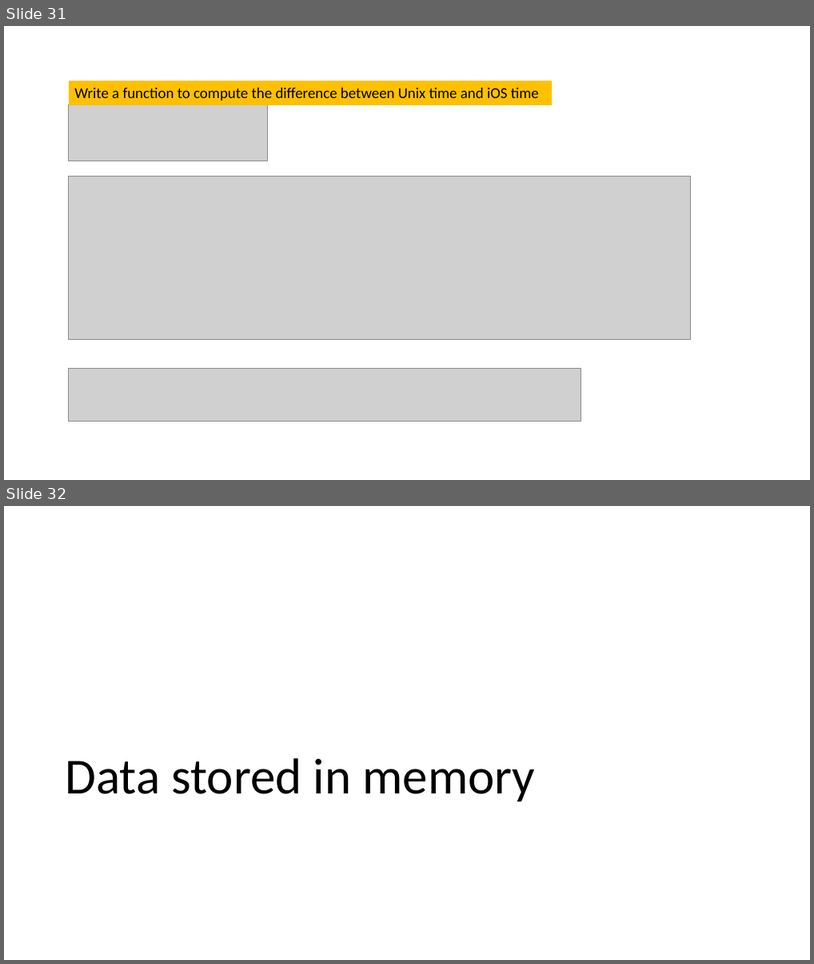
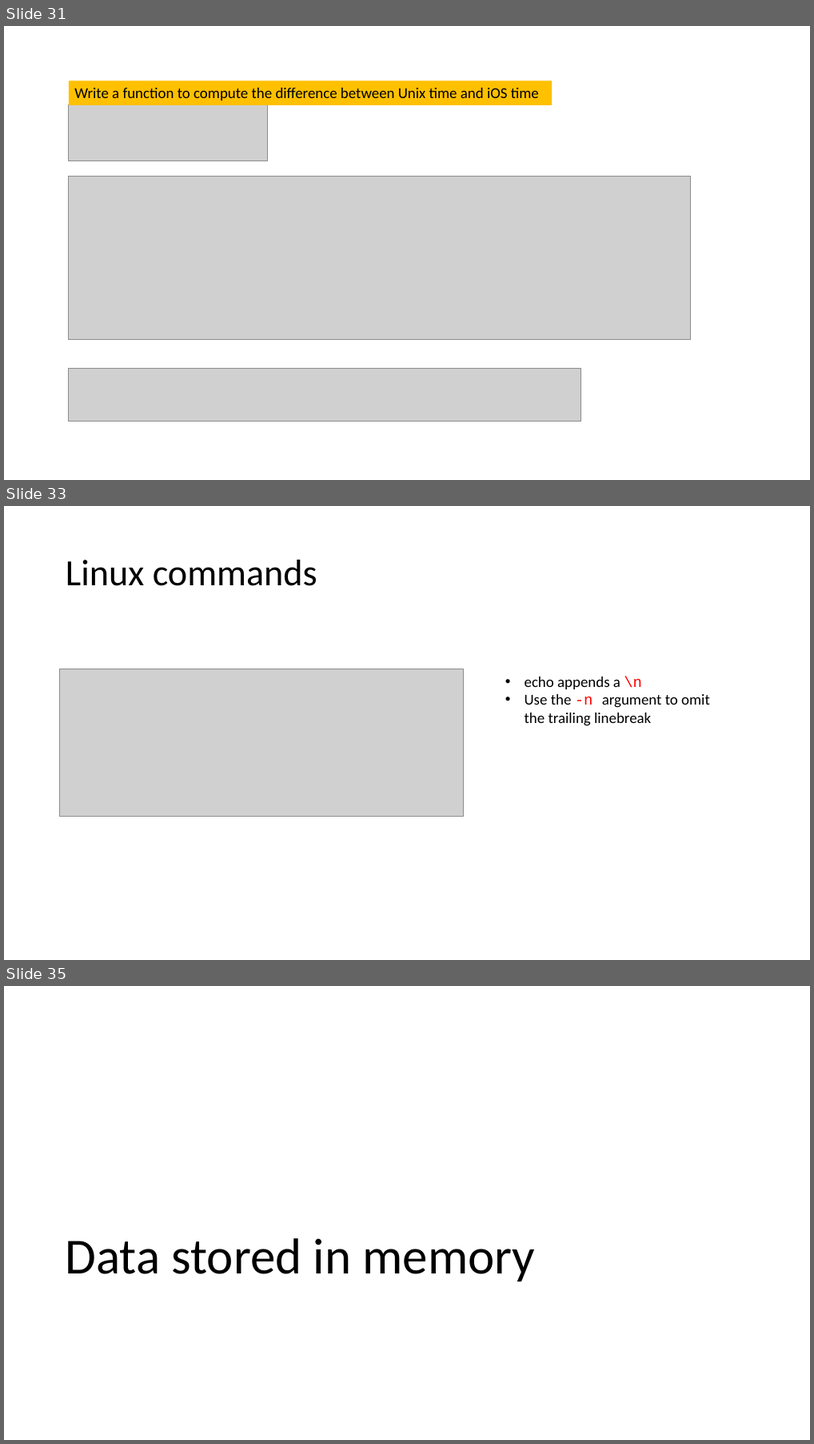
Before and after one commit to frankwxu/digital-forensics-lab, a slide deck: Basic_Computer_Skills_for_Forensics/0_Number_Systems.pptx. Shown one above the other, each under a label of ours: slides 31 and 32 before the commit, slides 31, 33 and 35 after it; the slides between them are not shown. The pictures are 814x964 and 814x1444 pixels, drawn with LibreOffice and Linux fonts; fonts in the diff are those of the drawing; grey boxes stand for pictures; background and template pictures are left out. Boxes give left, top, right and bottom in pixels: in the first picture for what was removed or moved away, otherwise in the second. Text is boxed around its words. In the diff, an @@ line names an element or a change of style, - is before the commit and + after.

```diff
--- a/Basic_Computer_Skills_for_Forensics/0_Number_Systems.pptx
+++ b/Basic_Computer_Skills_for_Forensics/0_Number_Systems.pptx
@@ slide 33 added at (4, 506, 810, 960), background #FFFFFF @@
@@ title added at (66, 560, 318, 586), 44 pt, text #000000 @@
+Linux commands
@@ picture added at (60, 668, 464, 816) @@
@@ text added at (525, 676, 710, 726), 18 pt, text #000000 @@
+• echo appends a \n
+• Use the -n argument to omit the trailing linebreak
@@ what was slide 32 is now slide 35 @@
```
Also in this commit, not shown: 4 slides changed, 2 other slides added, 7 other files.
